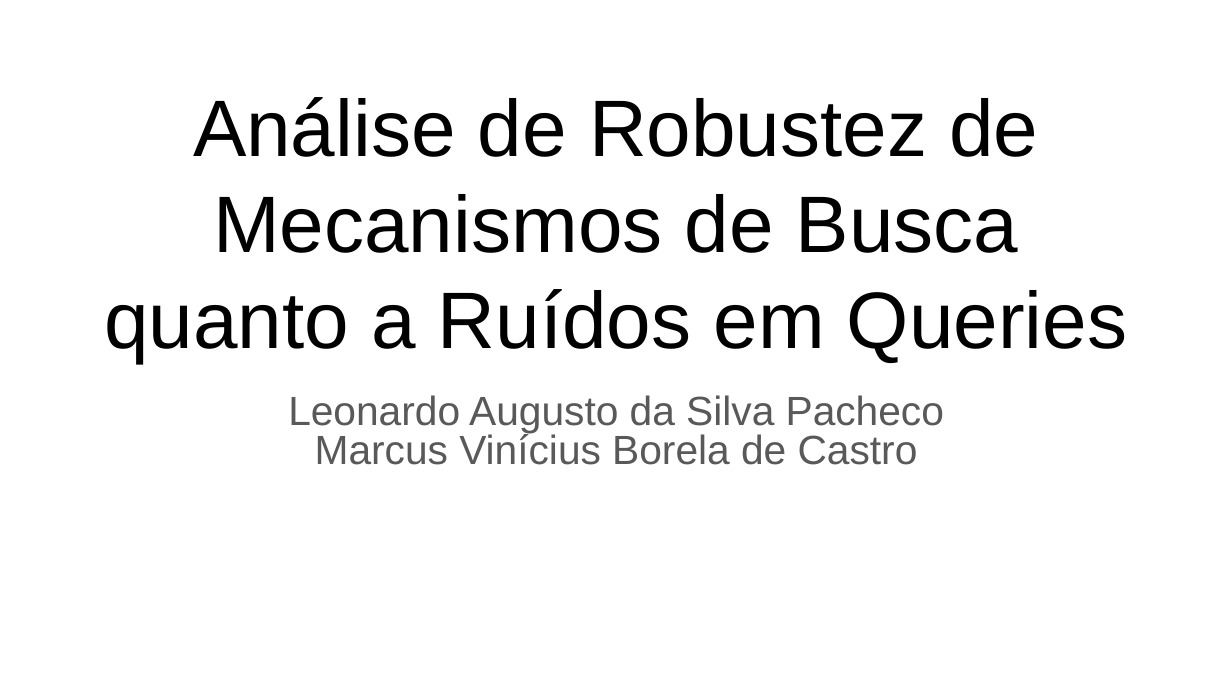
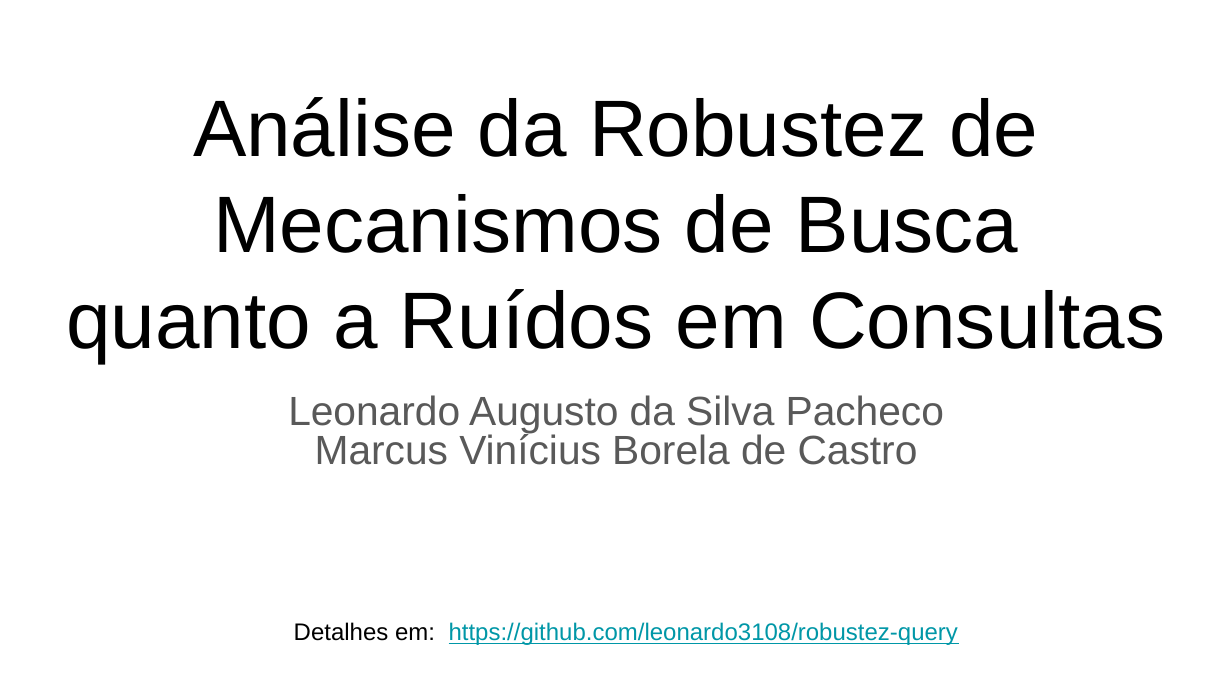
Before and after one commit to leonardo3108/robustez-query, a slide deck: slide 1 of docs/presentations/Apresentação final - 20211209.pptx. Drawn at 1232x693 pixels with LibreOffice and Linux fonts; fonts in the diff are those of the drawing. Boxes give left, top, right and bottom in pixels: in the first picture for what was removed or moved away, otherwise in the second. Text is boxed around its words. In the diff, an @@ line names an element or a change of style, - is before the commit and + after.

```diff
--- a/docs/presentations/Apresentação final - 20211209.pptx
+++ b/docs/presentations/Apresentação final - 20211209.pptx
@@ title at bbox=[66, 97, 1165, 363]: text changed @@
-Análise de Robustez de Mecanismos de Busca
-quanto a Ruídos em Queries
+Análise da Robustez de Mecanismos de Busca
+quanto a Ruídos em Consultas
@@ text added at bbox=[294, 622, 958, 645], 14 pt, text #0097A7, underline @@
+Detalhes em: https://github.com/leonardo3108/robustez-query
```
Also in this commit, not shown: 1 other slide changed, 11 slides added, 30 slides removed.
